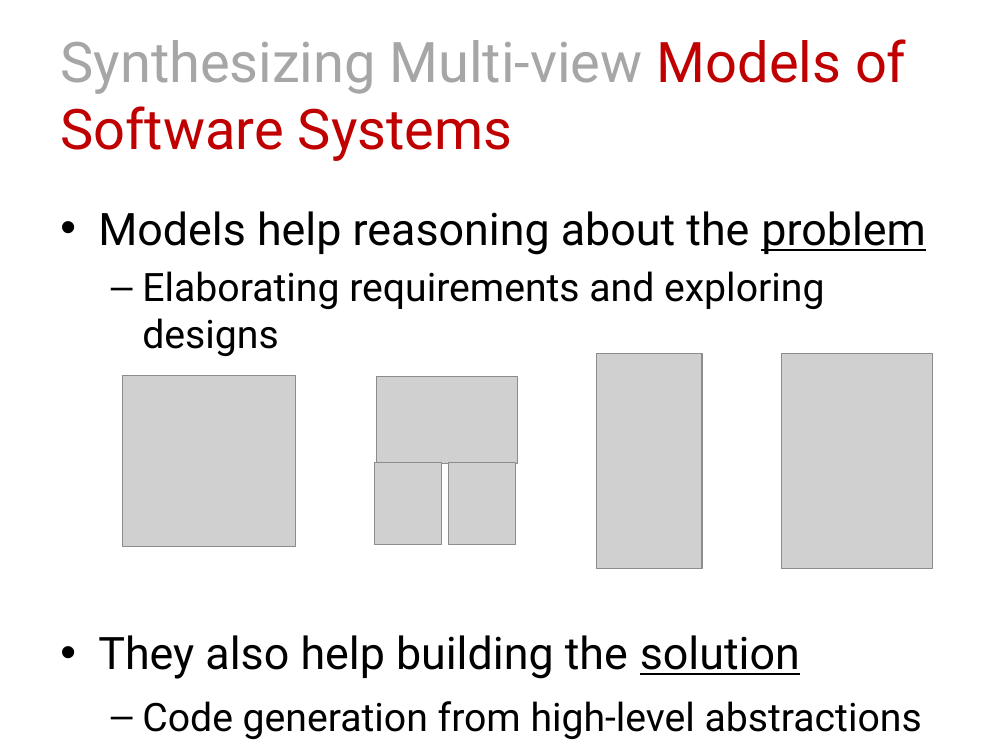
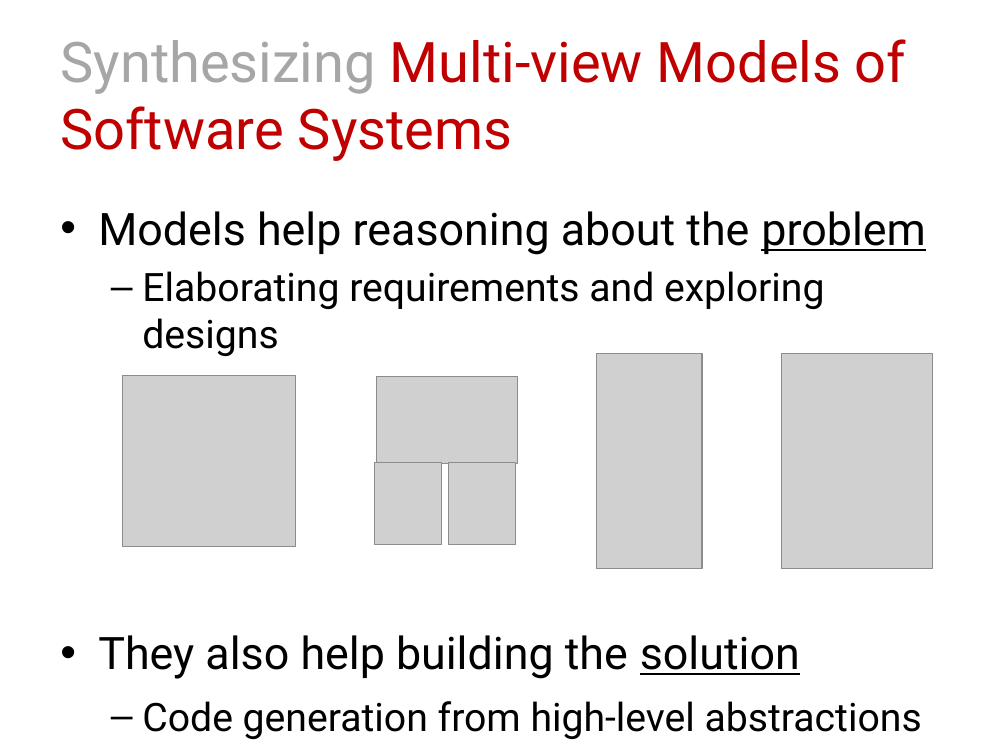
Before and after one commit to blambeau/phd, a slide deck: slide 51 of public-defense/slides.pptx (slide 15 before the commit). Drawn at 1008x756 pixels with LibreOffice and Linux fonts; fonts in the diff are those of the drawing; grey boxes stand for pictures. Boxes give left, top, right and bottom in pixels: in the first picture for what was removed or moved away, otherwise in the second. Text is boxed around its words. In the diff, an @@ line names an element or a change of style, - is before the commit and + after.

```diff
--- a/public-defense/slides.pptx
+++ b/public-defense/slides.pptx
@@ title "Synthesizing Multi-view Models of Software ..." at [60, 39, 906, 161]: text colour #A6A6A6 to #C00000 in "Multi-view" @@
```
Also in this commit, not shown: 4 other slides changed, 1 slide added, 2 slides removed.
